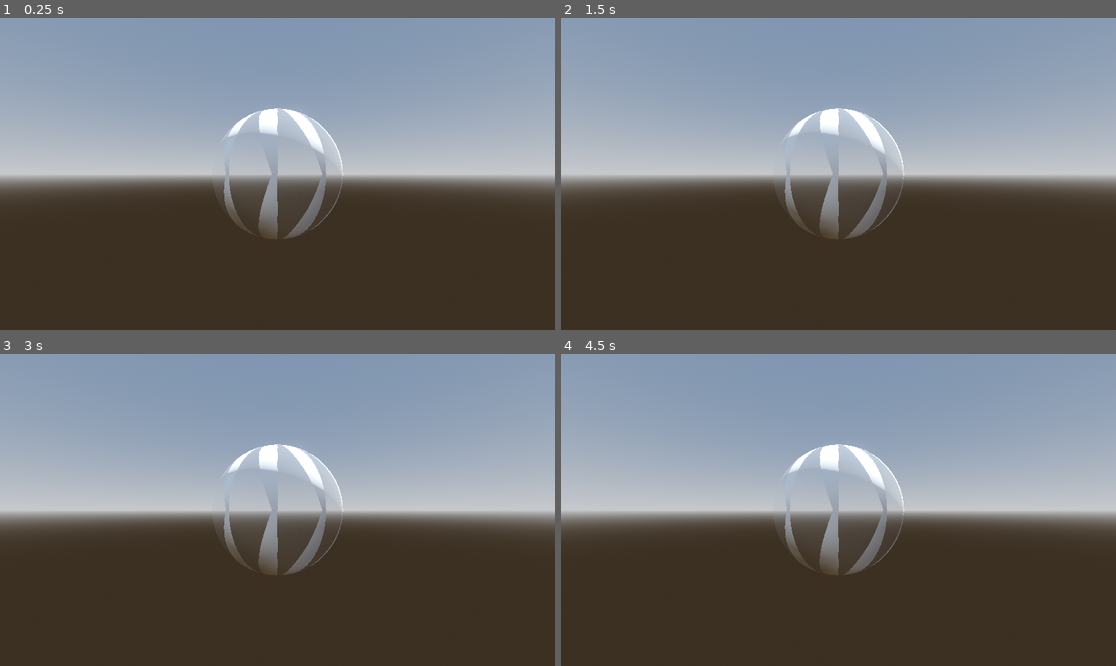
Above: before the commit, frames 1-4 (two rows, left to right).
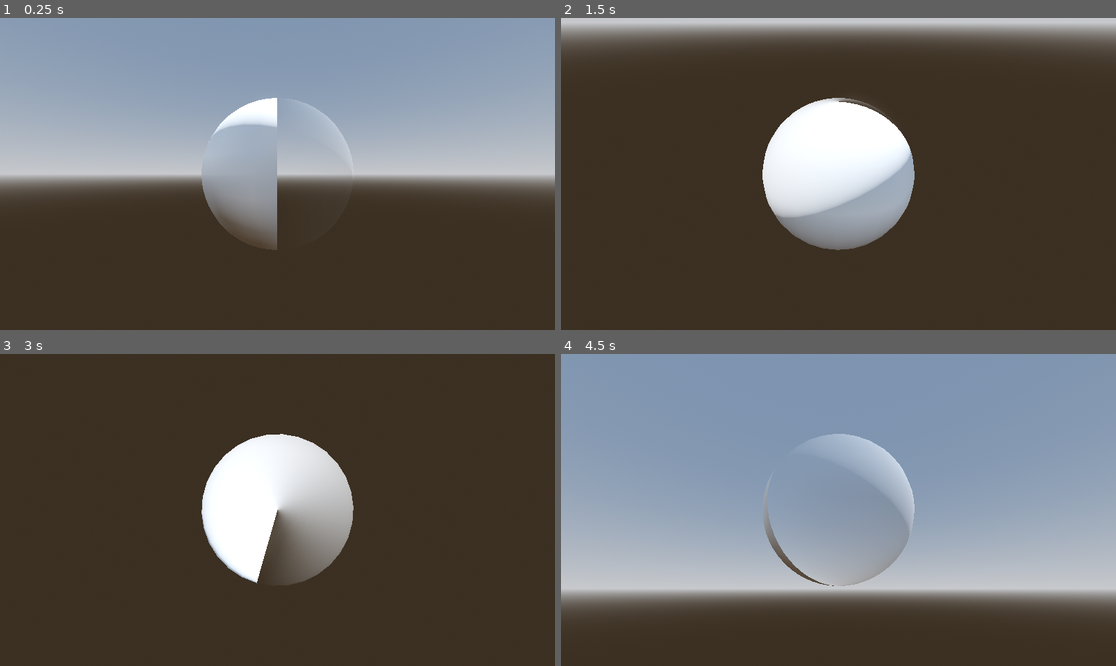
Above: after the commit, the same moments.

Repository: RandomByteFF/bloch-sphere-visualizer
Game: Godot game, scene res://main.tscn
The game is run twice, just before and just after one commit, with the same random seed, the same clock (stepped at 60 frames per second) and the same inputs.
Inputs (mouse positions are in pixels of both pictures, inside the frame that each line leads up to):
- Up to frame 1 (0.25 s): no input
- Up to frame 2 (1.5 s): tap Enter at 0.5 s; move the mouse to (960, 158) at 0.52 s; press the mouse at (960, 158) at 0.53 s; tap Space at 1.25 s; move the mouse to (727, 189) at 1.27 s; release the mouse at (727, 189) at 1.28 s; click (727, 189) at 1.35 s
- Up to frame 3 (3 s): tap Enter at 2 s; move the mouse to (333, 441) at 2.02 s; press the mouse at (333, 441) at 2.03 s; tap Space at 2.75 s; move the mouse to (249, 572) at 2.77 s; release the mouse at (249, 572) at 2.78 s; click (249, 572) at 2.85 s
- Up to frame 4 (4.5 s): tap Enter at 3.5 s; move the mouse to (1005, 556) at 3.52 s; press the mouse at (1005, 556) at 3.53 s; tap Space at 4.25 s; move the mouse to (672, 463) at 4.27 s; release the mouse at (672, 463) at 4.28 s; click (672, 463) at 4.35 s

The runs differ from the first frame. In frame 1, 3.9% of the frame differs, in the area x 36-64%, y 25-75%; in frame 2, 59%, in the area x 0-100%, y 0-75%; in frame 3, 57%; in frame 4, 48%.

Commit message:
Basic rotation

Diff:
--- /dev/null
+++ b/Scripts/camera.gd
@@ -0,0 +1,22 @@
+extends Camera3D
+
+@export var sensitivity := 0.01
+@export var target: Node3D
+@export var pivot: Node3D
+
+var _prev_pos := Vector2()
+var _click_pos := Vector2()
+
+func _ready() -> void:
+	pass
+
+func _process(_delta: float) -> void:
+	_prev_pos = _click_pos
+	if Input.is_action_pressed("left_click"):
+		_click_pos = get_viewport().get_mouse_position()
+		if Input.is_action_just_pressed("left_click"):
+			_prev_pos = _click_pos
+		var delta := (_click_pos - _prev_pos) * sensitivity
+		pivot.rotation.y = (pivot.rotation.y - delta.x)
+		pivot.rotation.x = (pivot.rotation.x - delta.y)
+		pivot.rotation.x = clamp(pivot.rotation.x, -PI/2, PI/2)
--- a/Shaders/sphereBack.gdshader
+++ b/Shaders/sphereBack.gdshader
@@ -2,5 +2,7 @@
 render_mode cull_front;
 
 void fragment() {
-	ALPHA = 0.1f;
+	float s = mod(UV.x, 0.1f);
+	float m = abs(UV.y - 0.5f) * 0.01f;
+	ALPHA = 0.1f + 1.0f - step(0.01f - m, s);
 }
--- a/Shaders/sphereFront.gdshader
+++ b/Shaders/sphereFront.gdshader
@@ -2,7 +2,5 @@
 render_mode cull_back;
 
 void fragment() {
-	float s = mod(UV.x, 0.1f);
-	float m = abs(UV.y - 0.5f) * 2.0f * 0.09f;
-	ALPHA = 0.1f + step(0.09f - m, s);
+	ALPHA = UV.x;
 }
--- a/main.tscn
+++ b/main.tscn
@@ -1,6 +1,8 @@
-[gd_scene load_steps=6 format=3 uid="uid://d13r8kj4baab6"]
+[gd_scene load_steps=9 format=3 uid="uid://d13r8kj4baab6"]
 
 [ext_resource type="Shader" path="res://Shaders/sphereFront.gdshader" id="1_6jdj6"]
+[ext_resource type="Shader" path="res://Shaders/sphereBack.gdshader" id="2_h0rtq"]
+[ext_resource type="Script" path="res://Scripts/camera.gd" id="3_3uo77"]
 
 [sub_resource type="ProceduralSkyMaterial" id="ProceduralSkyMaterial_bdlu2"]
 sky_horizon_color = Color(0.64625, 0.65575, 0.67075, 1)
@@ -16,8 +18,13 @@
 glow_enabled = true
 
 [sub_resource type="ShaderMaterial" id="ShaderMaterial_6e1v1"]
+resource_local_to_scene = true
 render_priority = 0
 shader = ExtResource("1_6jdj6")
+
+[sub_resource type="ShaderMaterial" id="ShaderMaterial_fbpn2"]
+render_priority = 0
+shader = ExtResource("2_h0rtq")
 
 [node name="Node3D" type="Node3D"]
 
@@ -36,9 +43,15 @@
 material = SubResource("ShaderMaterial_6e1v1")
 
 [node name="Back" type="CSGSphere3D" parent="Bloch-sphere"]
+visible = false
 radial_segments = 30
 rings = 30
-material = SubResource("ShaderMaterial_6e1v1")
+material = SubResource("ShaderMaterial_fbpn2")
 
-[node name="Camera3D" type="Camera3D" parent="."]
-transform = Transform3D(1, 0, 0, 0, 1, 0, 0, 0, 1, 0, 0, 1.63246)
+[node name="CameraPivot" type="Node3D" parent="."]
+
+[node name="Camera3D" type="Camera3D" parent="CameraPivot" node_paths=PackedStringArray("target", "pivot")]
+transform = Transform3D(1, 0, 0, 0, 1, 0, 0, 0, 1, 0, 0, 1.4263)
+script = ExtResource("3_3uo77")
+target = NodePath("../../Bloch-sphere")
+pivot = NodePath("..")
--- a/project.godot
+++ b/project.godot
@@ -14,3 +14,16 @@
 run/main_scene="res://main.tscn"
 config/features=PackedStringArray("4.3", "Forward Plus")
 config/icon="res://icon.svg"
+
+[input]
+
+escape={
+"deadzone": 0.5,
+"events": [Object(InputEventKey,"resource_local_to_scene":false,"resource_name":"","device":-1,"window_id":0,"alt_pressed":false,"shift_pressed":false,"ctrl_pressed":false,"meta_pressed":false,"pressed":false,"keycode":0,"physical_keycode":4194305,"key_label":0,"unicode":0,"location":0,"echo":false,"script":null)
+]
+}
+left_click={
+"deadzone": 0.5,
+"events": [Object(InputEventMouseButton,"resource_local_to_scene":false,"resource_name":"","device":-1,"window_id":0,"alt_pressed":false,"shift_pressed":false,"ctrl_pressed":false,"meta_pressed":false,"button_mask":1,"position":Vector2(74, 26),"global_position":Vector2(83, 72),"factor":1.0,"button_index":1,"canceled":false,"pressed":true,"double_click":false,"script":null)
+]
+}
